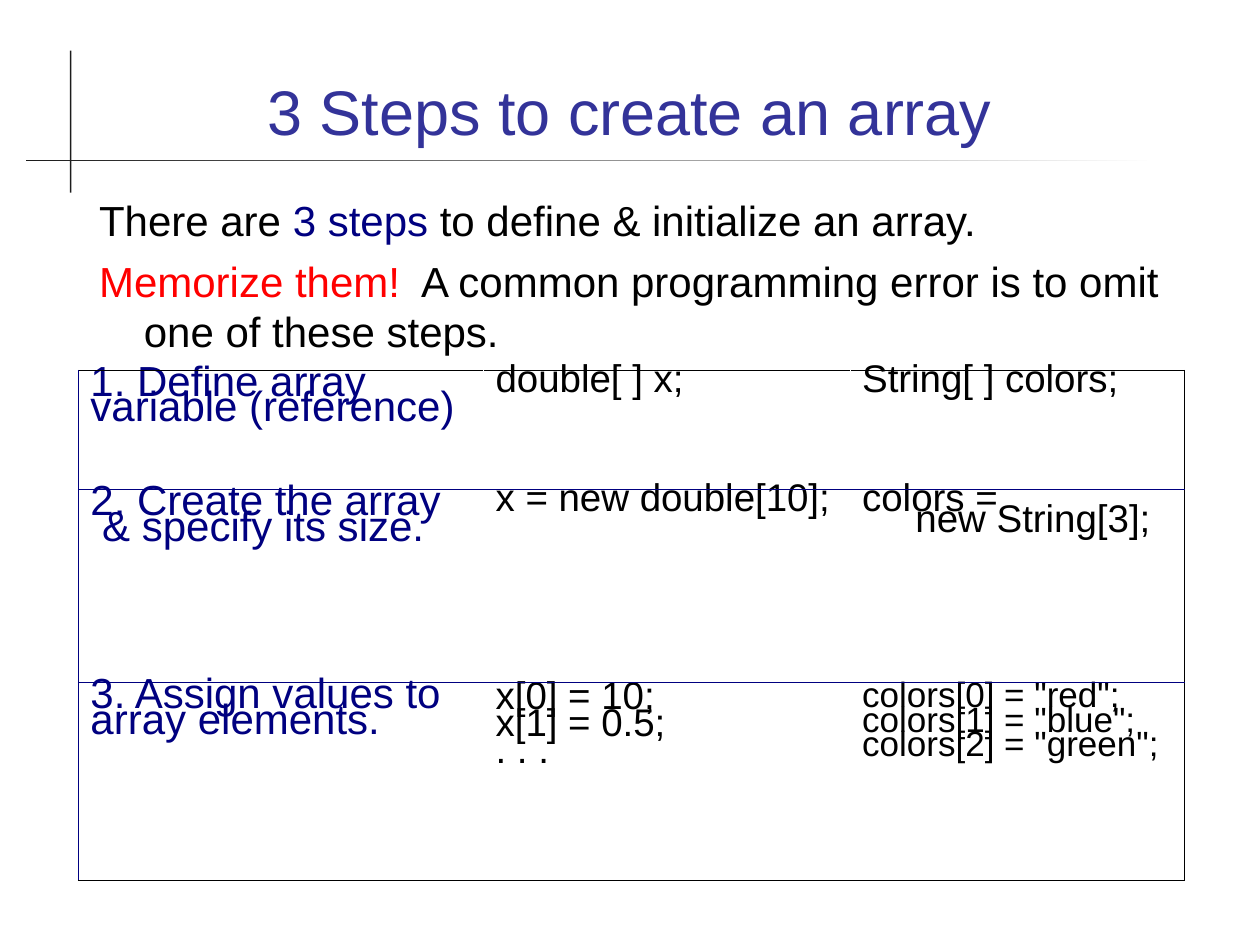
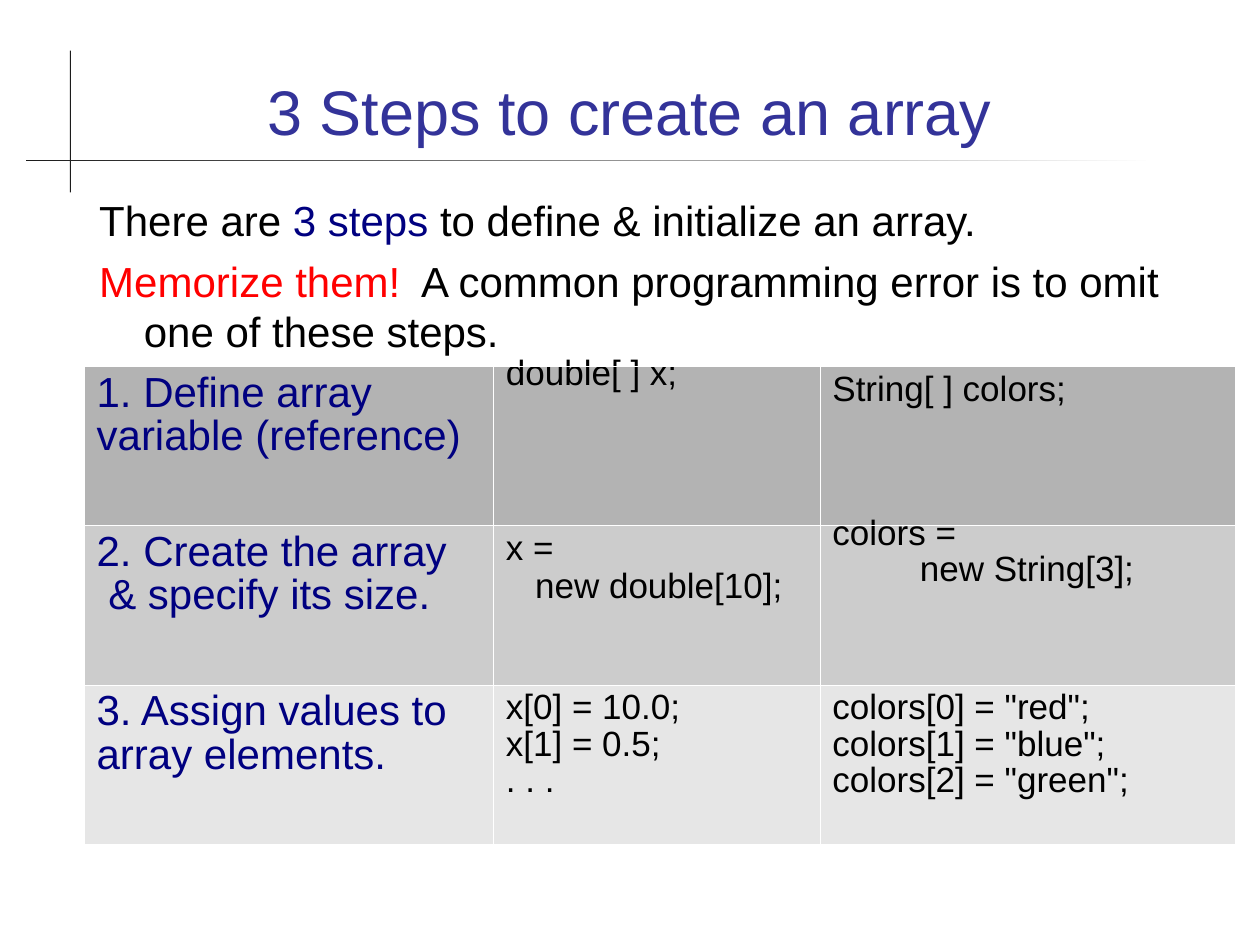
Before and after one commit to cpske/programming1, a slide deck: slide 6 of java-basics/17-Arrays.ppt. Drawn at 1260x945 pixels with LibreOffice and Linux fonts; fonts in the diff are those of the drawing. Boxes give left, top, right and bottom in pixels: in the first picture for what was removed or moved away, otherwise in the second. Text is boxed around its words. In the diff, an @@ line names an element or a change of style, - is before the commit and + after.

```diff
--- a/java-basics/17-Arrays.ppt
+++ b/java-basics/17-Arrays.ppt
@@ text "There are 3 steps to ..." at (99, 205, 1158, 356): indent changed @@
@@ table at (84, 365, 1235, 844) @@
-row 2, column 2: x = new double[10];
+row 2, column 2: x = / new double[10];
-row 2, column 3: colors = new String[3];
+row 2, column 3: colors = / new String[3];
-row 3, column 2: x[0] = 10; / x[1] = 0.5; / . . .
+row 3, column 2: x[0] = 10.0; / x[1] = 0.5; / . . .
@@ fill none to #B3B3B3 in row 1 @@
@@ fill none to #CCCCCC in row 2 @@
@@ fill none to #E6E6E6 in row 3 @@
@@ size 22 to 20 pt in "double[ ] x;", "String[ ] colors;" @@
@@ line spacing 0.54 to 0.93 @@
@@ more space between paragraphs @@
@@ line spacing 0.47 to 0.44 @@
@@ line spacing 0.47 to 0.93 @@
@@ line spacing 0.62 to 0.93 @@
@@ borders changed @@
@@ table: place and size @@
-table at (78, 370, 1186, 881)
+table at (84, 365, 1235, 844)
```
Also in this commit, not shown: 3 other slides changed, 2 other files.
